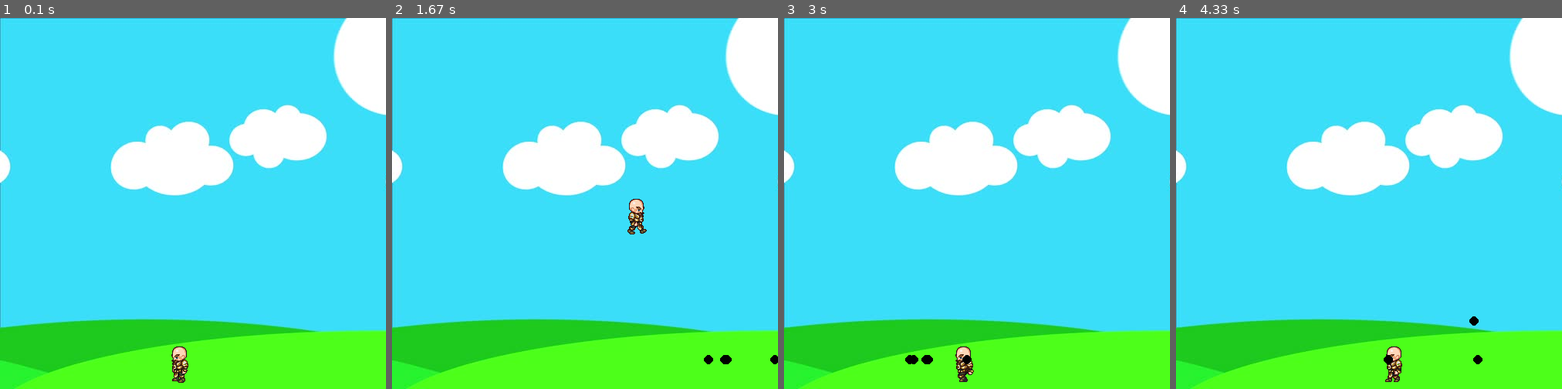
Above: before the commit, frames 1-4 (left to right).
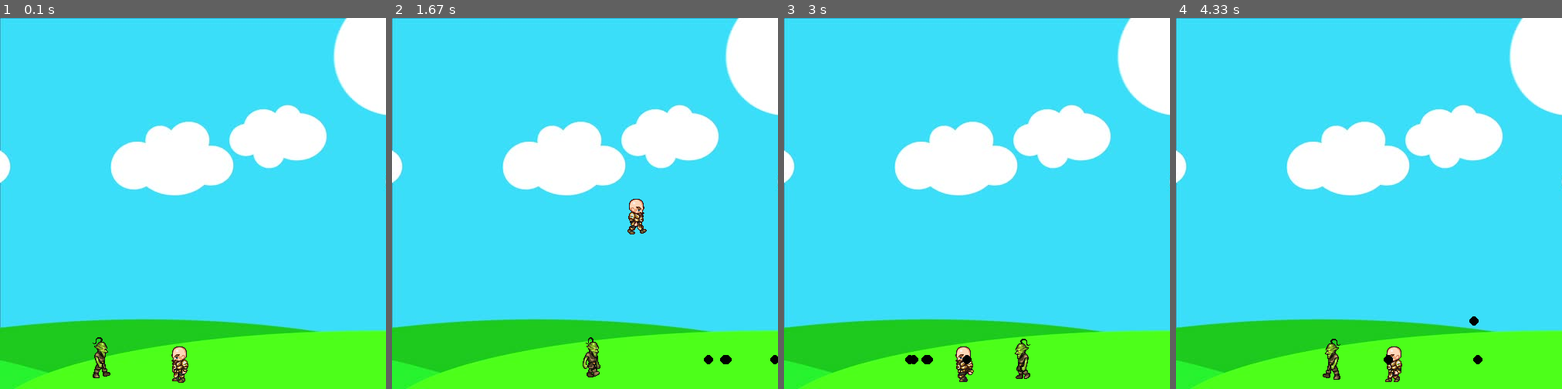
Above: after the commit, the same moments.

Repository: RobertNeuzil/game
Game: pygame game, started from first/game.py
The game is run twice, just before and just after one commit, with the same random seed, the same clock (stepped at 60 frames per second) and the same inputs.
Inputs:
- Up to frame 1 (0.1 s): no input
- Up to frame 2 (1.67 s): tap Space at 0.33, 0.73, 1.03, 1.23, 1.57 s; hold Right 0.67-1.13 s; hold Up 1.17-1.47 s; hold Right from 1.5 s (still down)
- Up to frame 3 (3 s): tap Space at 1.87, 2.07, 2.37, 2.63, 2.93 s; release Right at 1.97 s; hold Left 2-2.53 s; hold Left 2.57-2.97 s
- Up to frame 4 (4.33 s): hold Up 3-3.37 s; tap Space at 3.07, 3.47, 3.77, 4.13 s; hold Right 3.4-4.03 s; hold Left from 4.07 s (still down)

The runs differ from the first frame. In frame 1, 0.3% of the frame differs, in the area x 24-29%, y 86-98%; in frame 2, 0.3%, in the area x 49-54%, y 86-97%; in frame 3, 0.3%; in frame 4, 0.3%.

Commit message:
an enemy is a goblin blit to surface with a defined path on the x axis

Diff:
--- a/first/game.py
+++ b/first/game.py
@@ -1,25 +1,20 @@
 import pygame
 pygame.init()
-win = pygame.display.set_mode((500, 480))
+
+win = pygame.display.set_mode((500,480))
+
 pygame.display.set_caption("First Game")
 
-walkRight = [pygame.image.load('R1.png'), pygame.image.load('R2.png'), pygame.image.load('R3.png'),
-             pygame.image.load('R4.png'), pygame.image.load('R5.png'), pygame.image.load('R6.png'),
-             pygame.image.load('R7.png'), pygame.image.load('R8.png'), pygame.image.load('R9.png')]
-
-
-walkLeft = [pygame.image.load('L1.png'), pygame.image.load('L2.png'), pygame.image.load('L3.png'),
-            pygame.image.load('L4.png'), pygame.image.load('L5.png'), pygame.image.load('L6.png'),
-            pygame.image.load('L7.png'), pygame.image.load('L8.png'), pygame.image.load('L9.png')]
-
-
+walkRight = [pygame.image.load('R1.png'), pygame.image.load('R2.png'), pygame.image.load('R3.png'), pygame.image.load('R4.png'), pygame.image.load('R5.png'), pygame.image.load('R6.png'), pygame.image.load('R7.png'), pygame.image.load('R8.png'), pygame.image.load('R9.png')]
+walkLeft = [pygame.image.load('L1.png'), pygame.image.load('L2.png'), pygame.image.load('L3.png'), pygame.image.load('L4.png'), pygame.image.load('L5.png'), pygame.image.load('L6.png'), pygame.image.load('L7.png'), pygame.image.load('L8.png'), pygame.image.load('L9.png')]
 bg = pygame.image.load('bg.jpg')
 char = pygame.image.load('standing.png')
+
 clock = pygame.time.Clock()
 
 
 class player(object):
-    def __init__(self, x, y, width, height):
+    def __init__(self,x,y,width,height):
         self.x = x
         self.y = y
         self.width = width
@@ -38,11 +33,11 @@
 
         if not(self.standing):
             if self.left:
-                win.blit(walkLeft[self.walkCount // 3], (self.x, self.y))
+                win.blit(walkLeft[self.walkCount//3], (self.x,self.y))
                 self.walkCount += 1
             elif self.right:
-                win.blit(walkRight[self.walkCount // 3], (self.x, self.y))
-                self.walkCount += 1
+                win.blit(walkRight[self.walkCount//3], (self.x,self.y))
+                self.walkCount +=1
         else:
             if self.right:
                 win.blit(walkRight[0], (self.x, self.y))
@@ -50,8 +45,9 @@
                 win.blit(walkLeft[0], (self.x, self.y))
 
 
+
 class projectile(object):
-    def __init__(self, x, y, radius, color, facing):
+    def __init__(self,x,y,radius,color,facing):
         self.x = x
         self.y = y
         self.radius = radius
@@ -59,21 +55,66 @@
         self.facing = facing
         self.vel = 8 * facing
 
+    def draw(self,win):
+        pygame.draw.circle(win, self.color, (self.x,self.y), self.radius)
+
+
+class enemy(object):
+    walkRight = [pygame.image.load('R1E.png'), pygame.image.load('R2E.png'), pygame.image.load('R3E.png'), pygame.image.load('R4E.png'), pygame.image.load('R5E.png'), pygame.image.load('R6E.png'), pygame.image.load('R7E.png'), pygame.image.load('R8E.png'), pygame.image.load('R9E.png'), pygame.image.load('R10E.png'), pygame.image.load('R11E.png')]
+    walkLeft = [pygame.image.load('L1E.png'), pygame.image.load('L2E.png'), pygame.image.load('L3E.png'), pygame.image.load('L4E.png'), pygame.image.load('L5E.png'), pygame.image.load('L6E.png'), pygame.image.load('L7E.png'), pygame.image.load('L8E.png'), pygame.image.load('L9E.png'), pygame.image.load('L10E.png'), pygame.image.load('L11E.png')]
+
+    def __init__(self, x, y, width, height, end):
+        self.x = x
+        self.y = y
+        self.width = width
+        self.height = height
+        self.path = [x, end]
+        self.walkCount = 0
+        self.vel = 3
+
     def draw(self, win):
-        pygame.draw.circle(win, self.color, (self.x, self.y), self.radius)
+        self.move()
+        if self.walkCount + 1 >= 33:
+            self.walkCount = 0
+
+        if self.vel > 0:
+            win.blit(self.walkRight[self.walkCount//3], (self.x,self.y))
+            self.walkCount += 1
+        else:
+            win.blit(self.walkLeft[self.walkCount//3], (self.x,self.y))
+            self.walkCount += 1
+
+    def move(self):
+        if self.vel > 0:
+            if self.x < self.path[1] + self.vel:
+                self.x += self.vel
+            else:
+                self.vel = self.vel * -1
+                self.x += self.vel
+                self.walkCount = 0
+        else:
+            if self.x > self.path[0] - self.vel:
+                self.x += self.vel
+            else:
+                self.vel = self.vel * -1
+                self.x += self.vel
+                self.walkCount = 0
+
 
 
 def redrawGameWindow():
-    win.blit(bg, (0, 0))
+    win.blit(bg, (0,0))
     man.draw(win)
+    goblin.draw(win)
     for bullet in bullets:
         bullet.draw(win)
 
     pygame.display.update()
 
 
-# mainloop
-man = player(200, 410, 64, 64)
+#mainloop
+man = player(200, 410, 64,64)
+goblin = enemy(100, 410, 64, 64, 300)
 bullets = []
 run = True
 while run:
@@ -98,8 +139,7 @@
             facing = 1
 
         if len(bullets) < 5:
-            bullets.append(projectile(round(man.x + man.width // 2),
-                                      round(man.y + man.height // 2), 6, (0, 0, 0), facing))
+            bullets.append(projectile(round(man.x + man.width //2), round(man.y + man.height//2), 6, (0,0,0), facing))
 
     if keys[pygame.K_LEFT] and man.x > man.vel:
         man.x -= man.vel
